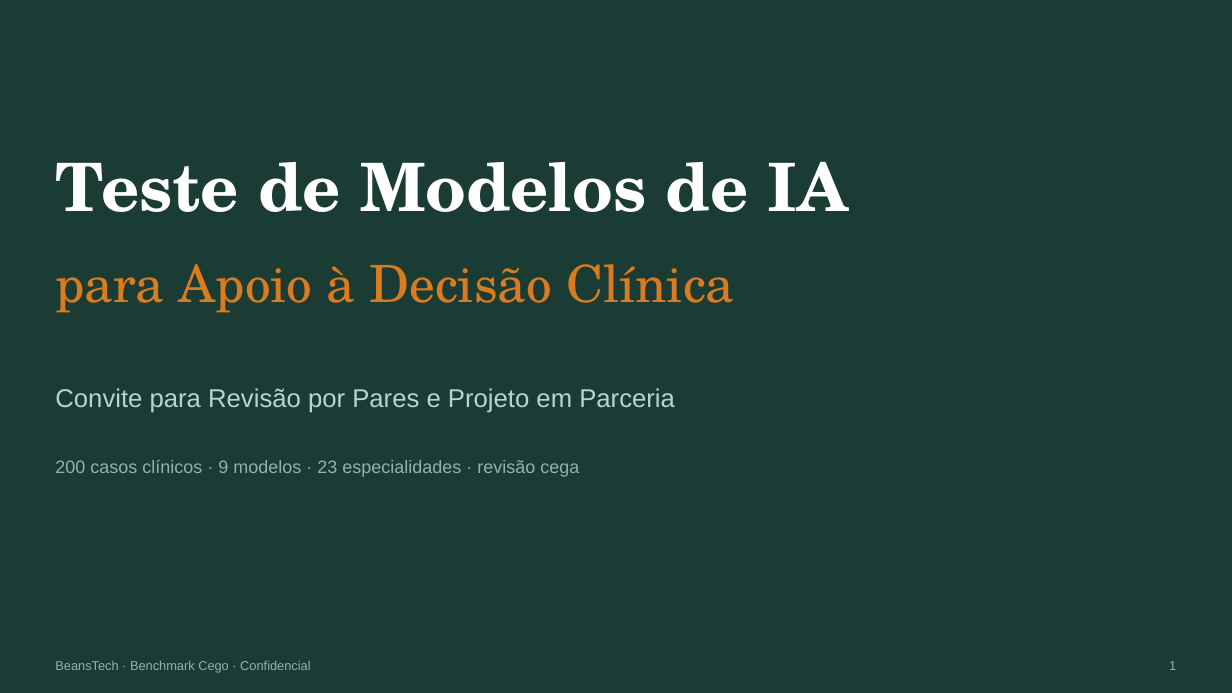
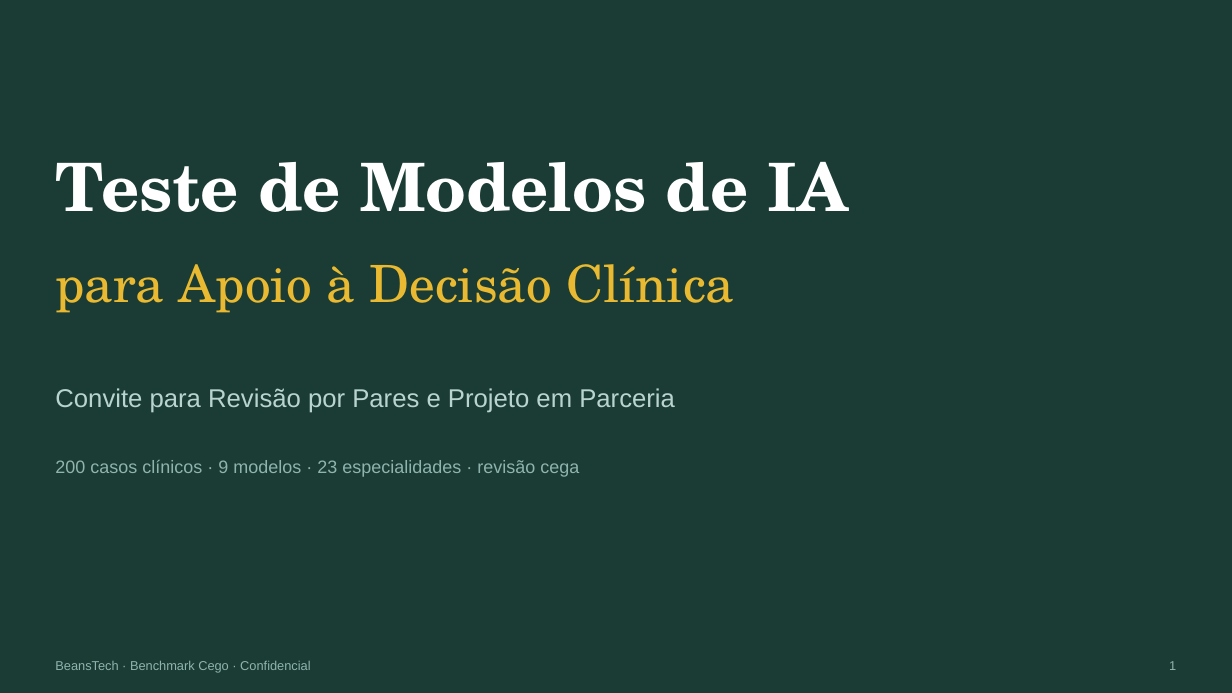
Before and after one commit to beanstechhub/healthtech-infra, a slide deck: slide 1 of apresentacoes/Benchmark_Cego_Medicos.pptx. Drawn at 1232x693 pixels with LibreOffice and Linux fonts; fonts in the diff are those of the drawing. Boxes give left, top, right and bottom in pixels: in the first picture for what was removed or moved away, otherwise in the second. Text is boxed around its words. In the diff, an @@ line names an element or a change of style, - is before the commit and + after.

```diff
--- a/apresentacoes/Benchmark_Cego_Medicos.pptx
+++ b/apresentacoes/Benchmark_Cego_Medicos.pptx
@@ text "para Apoio à Decisão Clínica" at box(55, 264, 734, 313): text colour #D97B1E to #E8B931 @@
```
Also in this commit, not shown: 6 other slides changed, 3 slides added, 1 slide removed, 10 other files.
